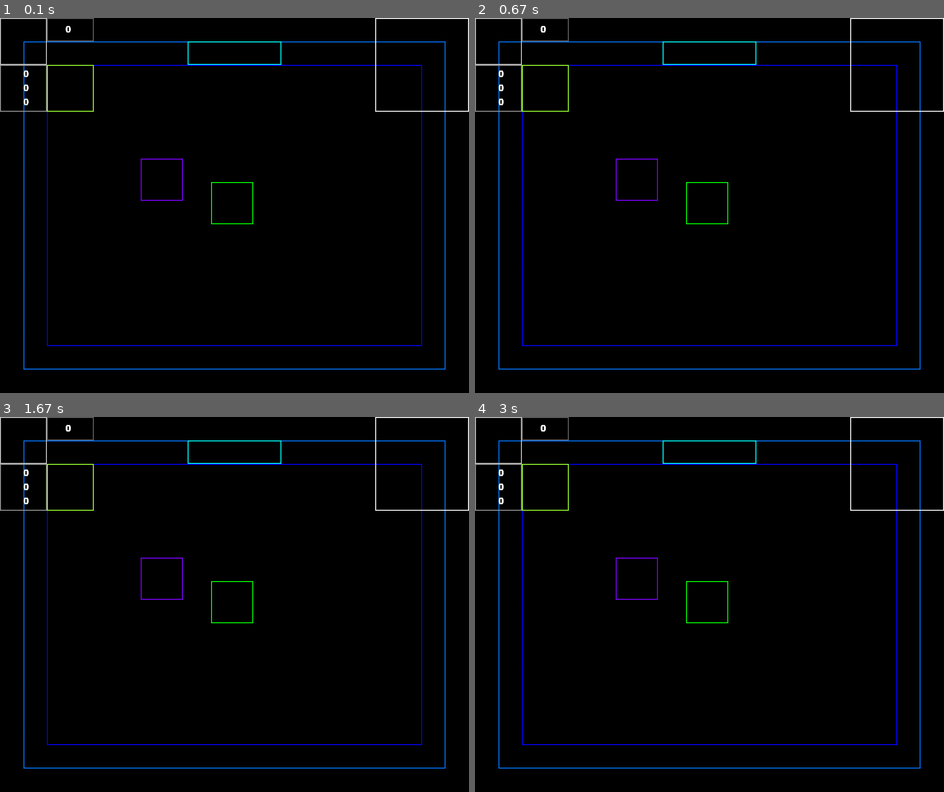
Above: before the commit, frames 1-4 (two rows, left to right).
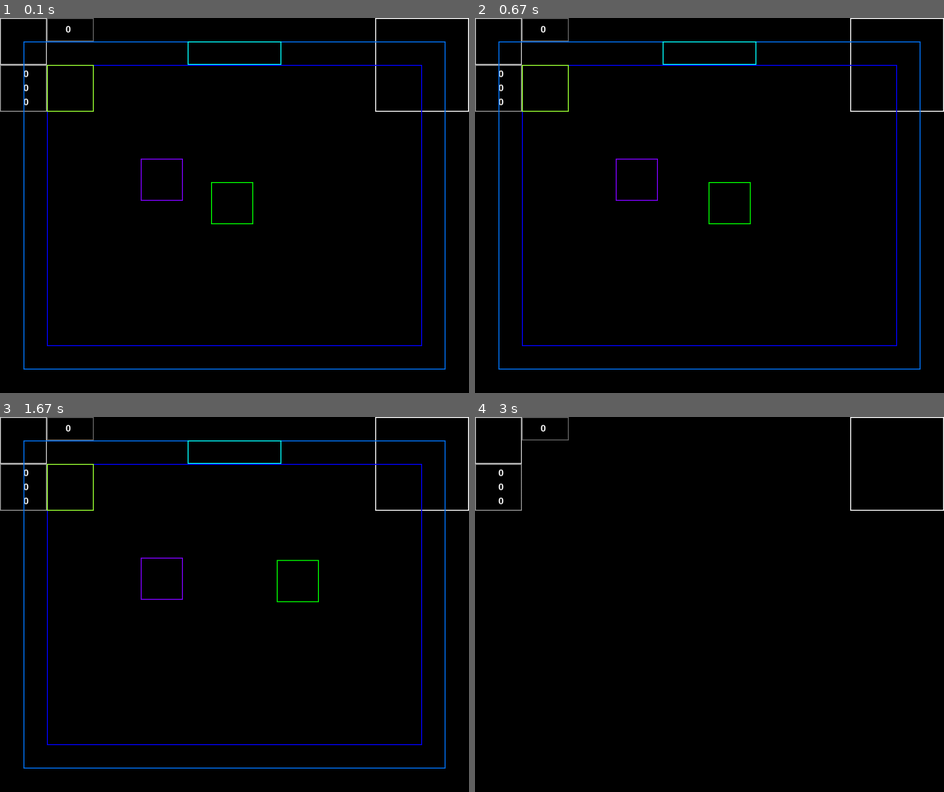
Above: after the commit, the same moments.

Repository: kapusta-gg/pygame_group6
Game: pygame game, started from main.py
The game is run twice, just before and just after one commit, with the same random seed, the same clock (stepped at 60 frames per second) and the same inputs.
Inputs:
- Up to frame 1 (0.1 s): no input
- Up to frame 2 (0.67 s): hold D from 0.33 s (still down)
- Up to frame 3 (1.67 s): release D at 0.8 s; hold W 0.83-1.13 s; hold D 1.17-1.63 s
- Up to frame 4 (3 s): hold A 1.67-2.2 s; hold S 2.23-2.53 s; hold F1 2.57-2.97 s; hold A 2.57-2.97 s

The runs differ from the first frame. In frame 1, less than 0.1% of the frame differs, in the area x 5-95%, y 2-25%; in frame 2, 0.2%; in frame 3, 0.3%; in frame 4, 2.0%, in the area x 5-95%, y 2-94%.

Commit message:
Конец 2 урока

Diff:
--- a/main.py
+++ b/main.py
@@ -17,25 +17,42 @@
 
     player = Player(450, 350)
 
+    isShowHitbox = True
+
     # Тестовая
     enemy = Enemy(300, 300)
     objectt = Object(100, 100)
 
+    clock = pygame.time.Clock()
+
     running = True
     while running:
+        tick = clock.tick()
         # Обрабатываем события
         for event in pygame.event.get():
             if event.type == pygame.QUIT:
                 running = False
+
+            if event.type == pygame.KEYDOWN:
+                if event.key == pygame.K_F1:
+                    isShowHitbox = not isShowHitbox
+                if event.key in [pygame.K_w, pygame.K_s, pygame.K_a, pygame.K_d]:
+                    player.change_movement(event.key, True)
+            if event.type == pygame.KEYUP:
+                if event.key in [pygame.K_w, pygame.K_s, pygame.K_a, pygame.K_d]:
+                    player.change_movement(event.key, False)
+
         # Отрисовка объектов
-
-        room.draw(screen)
+        screen.fill((0, 0, 0))
         map.draw(screen)
         hud.draw(screen)
-        player.draw(screen)
-
-        enemy.draw(screen)
-        objectt.draw(screen)
+        if isShowHitbox:
+            room.draw(screen)
+            player.draw(screen)
+            enemy.draw(screen)
+            objectt.draw(screen)
         # Выполняем логику (пока пусто)
+        if any(player.which_direction):
+            player.move(tick)
         # Обновление экрана
         pygame.display.flip()
--- a/models/entities/player.py
+++ b/models/entities/player.py
@@ -2,9 +2,34 @@
 
 
 class Player:
+    SPEED = 150
+    DIRECTIONS = [(0, -1), (0, 1), (-1, 0), (1, 0)]
+    UP, DOWN, LEFT, RIGHT = 0, 1, 2, 3
+    KEYS_TO_IND = {pygame.K_w: UP,
+                   pygame.K_s: DOWN,
+                   pygame.K_a: LEFT,
+                   pygame.K_d: RIGHT}
+    which_direction = [False, False, False, False]
+
     def __init__(self, x: int, y: int):
-        self.player_hitbox = pygame.rect.Rect(x, y, 90, 90)
+        self.x = x
+        self.y = y
+        self.player_hitbox = pygame.rect.Rect(self.x, self.y, 90, 90)
         self.player_color = pygame.color.Color((0, 255, 0))
+
+    def change_movement(self, key, state):
+        ind = Player.KEYS_TO_IND[key]
+        Player.which_direction[ind] = state
+        x = sum([Player.DIRECTIONS[i][0] for i in range(4) if Player.which_direction[i]])
+        y = sum([Player.DIRECTIONS[i][1] for i in range(4) if Player.which_direction[i]])
+        self.direction_x = x
+        self.direction_y = y
 
     def draw(self, screen: pygame.Surface):
         pygame.draw.rect(screen, self.player_color, self.player_hitbox, width=2)
+
+    def move(self, tick):
+        self.x += (Player.SPEED * self.direction_x * tick) / 1000
+        self.y += (Player.SPEED * self.direction_y * tick) / 1000
+        self.player_hitbox.x = self.x
+        self.player_hitbox.y = self.y
